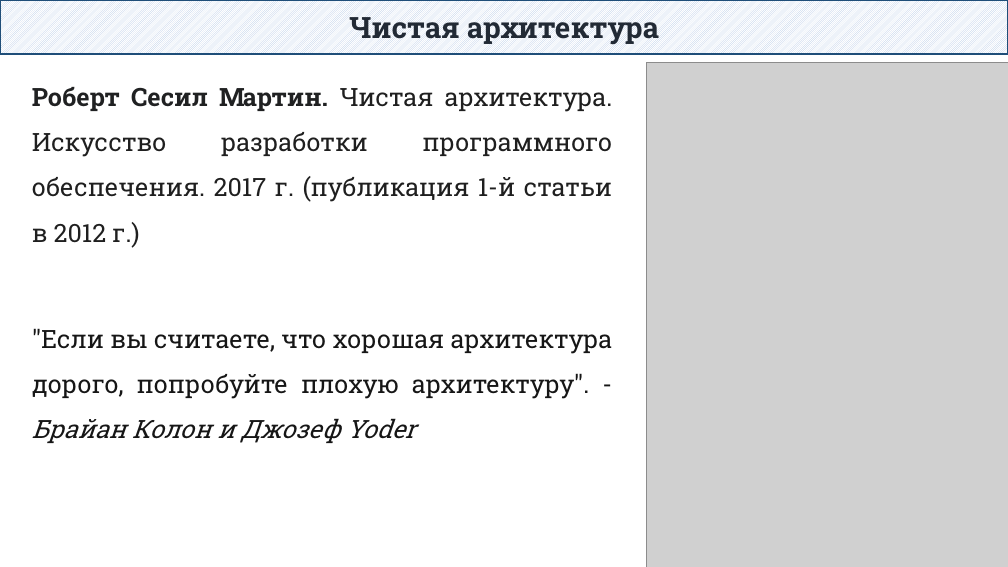
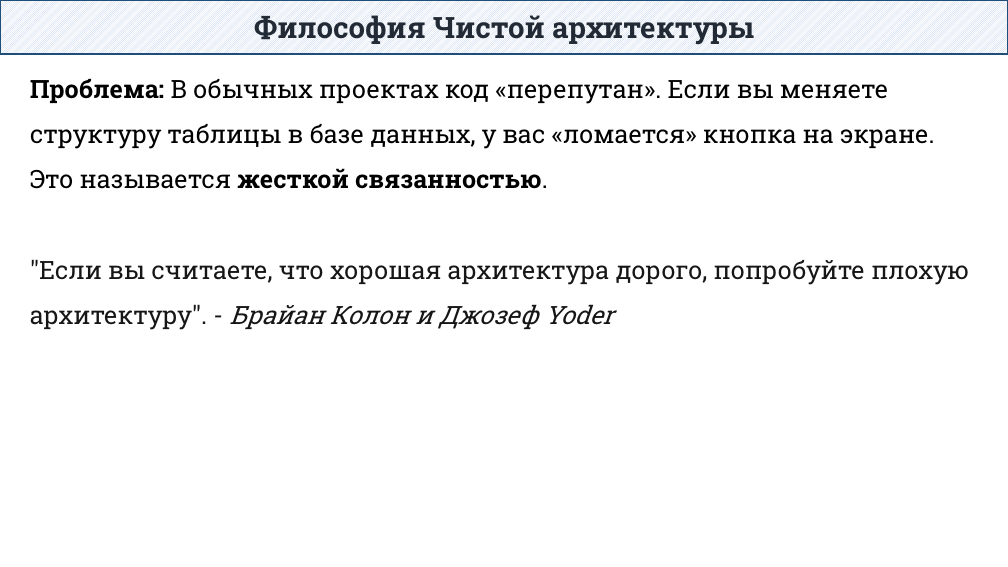
Before and after one commit to DaniilKlyukin/OOP-6, a slide deck: slide 2 of Лекции/ООП 2 лек 8.pptx. Drawn at 1008x567 pixels with LibreOffice and Linux fonts; fonts in the diff are those of the drawing; grey boxes stand for pictures. Boxes give left, top, right and bottom in pixels: in the first picture for what was removed or moved away, otherwise in the second. Text is boxed around its words. In the diff, an @@ line names an element or a change of style, - is before the commit and + after.

```diff
--- a/Лекции/ООП 2 лек 8.pptx
+++ b/Лекции/ООП 2 лек 8.pptx
@@ text in rectangle at (x1=254, y1=15, x2=754, y2=45): text changed @@
-Чистая архитектура
+Философия Чистой архитектуры
@@ text "Проблема: В обычных проектах код ..." moved from (x1=32, y1=87, x2=613, y2=443) to (x1=30, y1=79, x2=969, y2=330) @@
@@ text at (x1=30, y1=79, x2=935, y2=189): text changed; text colour #1F1F1F to #000000 @@
-Роберт Сесил Мартин. Чистая архитектура. Искусство разработки программного обеспечения. 2017 г. (публикация 1-й статьи в 2012 г.)
+Проблема: В обычных проектах код «перепутан». Если вы меняете структуру таблицы в базе данных, у вас «ломается» кнопка на экране. Это называется жесткой связанностью.
@@ picture removed at (x1=647, y1=62, x2=1008, y2=567) @@
@@ text at (x1=30, y1=259, x2=969, y2=330): alignment justified to left @@
```
Also in this commit, not shown: 1 other slide changed, 7 slides added, 85 slides removed.
